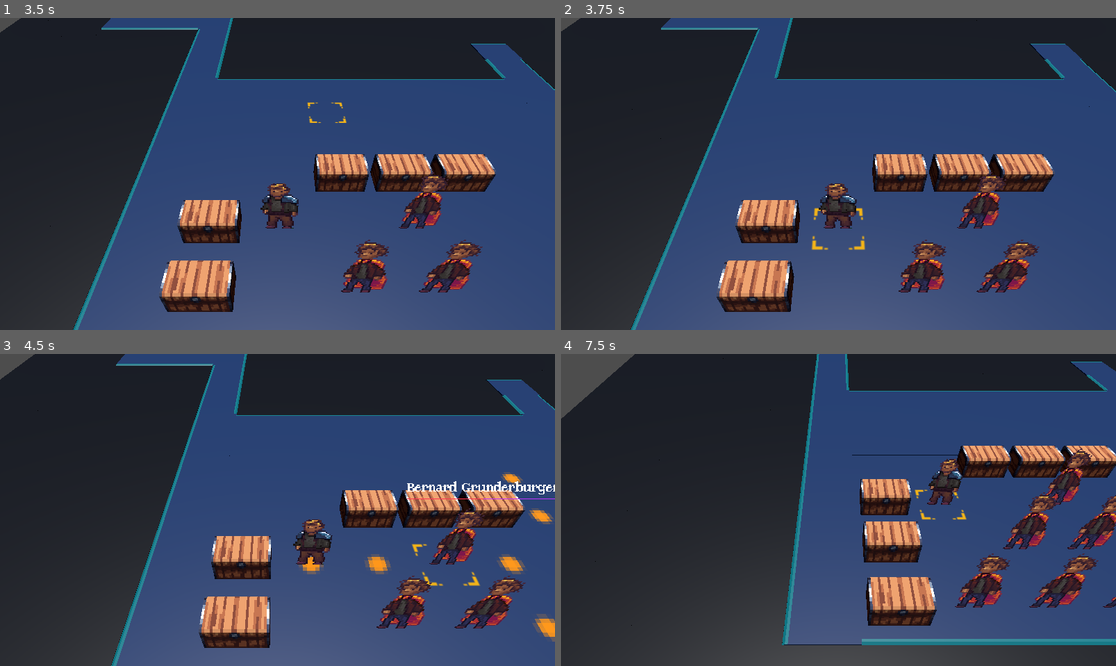
Above: before the commit, frames 1-4 (two rows, left to right).
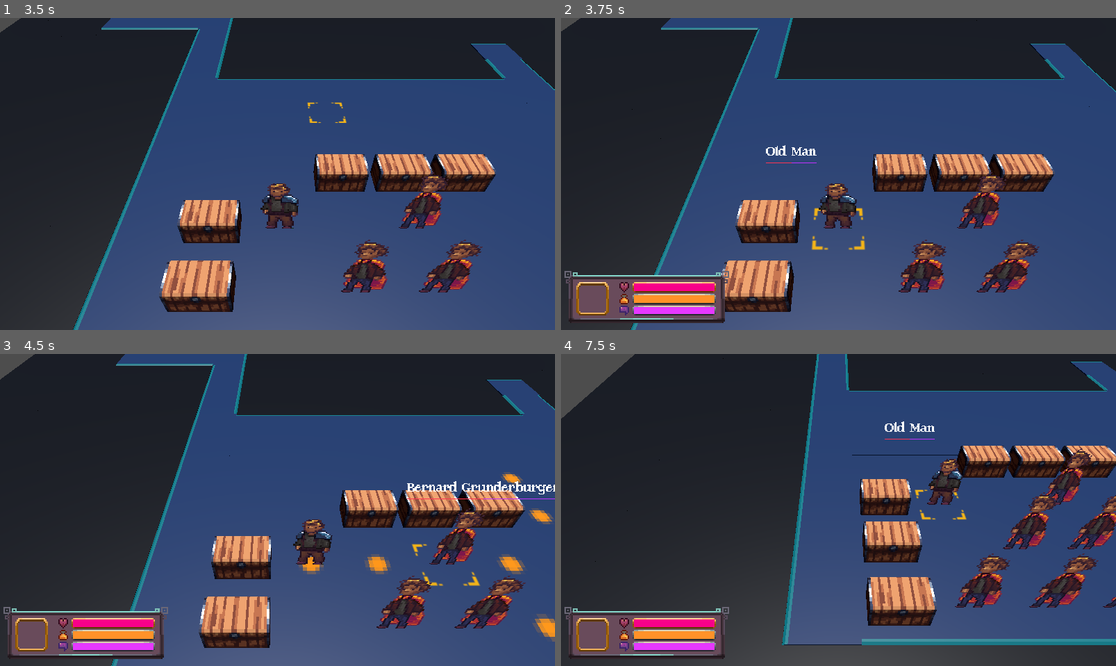
Above: after the commit, the same moments.

Repository: alanhaugen/bachelor-inn
Game: Godot game, scene res://scenes/UI/mainmenu.tscn
Same seed, same stepped clock (60 frames per second), same inputs: the game is played once before the commit and once after it.
Inputs (mouse positions are in pixels of both pictures, inside the frame that each line leads up to):
- Up to frame 1 (3.5 s): move the mouse to (399, 158) at 0.52 s; hold Right (pan_right) 0.53-1.25 s; click (399, 158) at 0.67 s; click "Load first level" at 1.25 s; drag from (166, 189) to (249, 236) at 2.02 s; tap Enter at 2.75 s; move the mouse to (333, 105) at 2.77 s; hold Right (pan_right) from 2.78 s (still down); hold Space (selected) from 2.78 s (still down); click (333, 105) at 2.92 s
- Up to frame 2 (3.75 s): release Right (pan_right) at 3.5 s; release Space (selected) at 3.5 s; drag from (810, 236) to (672, 127) at 3.52 s
- Up to frame 3 (4.5 s): tap Space (selected) at 4.25 s; move the mouse to (444, 556) at 4.27 s; hold Left (pan_left) from 4.28 s (still down); hold Space (selected) from 4.28 s (still down); click (444, 556) at 4.42 s
- Up to frame 4 (7.5 s): release Left (pan_left) at 5 s; release Space (selected) at 5 s; drag from (672, 463) to (755, 432) at 5.02 s; tap Enter at 5.75 s; move the mouse to (866, 510) at 5.77 s; hold Down (pan_down) 5.78-6.5 s; hold Space (selected) 5.78-6.5 s; click (866, 510) at 5.92 s; drag from (755, 432) to (727, 525) at 6.52 s; tap Space (selected) at 7.25 s; move the mouse to (960, 494) at 7.27 s; hold Up (pan_up) from 7.28 s (still down); hold Space (selected) from 7.28 s (still down); click (960, 494) at 7.42 s

Frame 1 is identical in both runs. In frame 2, 4.3% of the frame differs, in the area x 0-47%, y 40-98%; in frame 3, 4.0%; in frame 4, 3.9%.

Commit message:
Added info ui on bottom left

Diff:
--- a/scenes/UI/Pop_Up_WIP.tscn
+++ b/scenes/UI/Pop_Up_WIP.tscn
@@ -1,6 +1,16 @@
-[gd_scene load_steps=5 format=3 uid="uid://blrc6hr2mnarg"]
+[gd_scene load_steps=9 format=3 uid="uid://61t26jjb7n3p"]
 
-[ext_resource type="Texture2D" uid="uid://b5gb1wu4vrfhq" path="res://art/textures/GUI_Assets.png" id="1_k3ym5"]
+[ext_resource type="Script" uid="uid://y5jmxyksgjji" path="res://scripts/ui/pop_up_wip.gd" id="1_0a5f3"]
+[ext_resource type="Texture2D" uid="uid://davk3as2tq5ut" path="res://art/textures/GUI_Assets.png" id="1_k3ym5"]
+
+[sub_resource type="StyleBoxFlat" id="StyleBoxFlat_1htk0"]
+bg_color = Color(0.9711141, 0, 0.53540385, 1)
+
+[sub_resource type="StyleBoxFlat" id="StyleBoxFlat_q3i2e"]
+bg_color = Color(0.9999997, 0.5726849, 0.15946901, 1)
+
+[sub_resource type="StyleBoxFlat" id="StyleBoxFlat_lgqxh"]
+bg_color = Color(0.8995731, 0.22001407, 1, 1)
 
 [sub_resource type="AtlasTexture" id="AtlasTexture_0v7bq"]
 atlas = ExtResource("1_k3ym5")
@@ -16,13 +26,12 @@
 
 [node name="GUI_POPUP" type="Control"]
 layout_mode = 3
-anchors_preset = 15
-anchor_right = 1.0
-anchor_bottom = 1.0
-offset_right = -1038.0
-offset_bottom = -612.0
-grow_horizontal = 2
-grow_vertical = 2
+anchors_preset = 0
+offset_left = -549.0
+offset_top = 221.0
+offset_right = -549.0
+offset_bottom = 221.0
+script = ExtResource("1_0a5f3")
 
 [node name="Background" type="NinePatchRect" parent="."]
 z_index = -3
@@ -35,6 +44,7 @@
 patch_margin_top = 11
 patch_margin_right = 11
 patch_margin_bottom = 11
+metadata/_edit_use_anchors_ = true
 
 [node name="Icon" type="NinePatchRect" parent="."]
 layout_mode = 0
@@ -48,8 +58,10 @@
 patch_margin_top = 11
 patch_margin_right = 11
 patch_margin_bottom = 11
+metadata/_edit_use_anchors_ = true
 
 [node name="Icon_texture" type="TextureRect" parent="Icon"]
+unique_name_in_owner = true
 z_index = -1
 layout_mode = 1
 anchors_preset = -1
@@ -61,6 +73,7 @@
 offset_top = -0.41700077
 offset_right = 0.4169979
 offset_bottom = 0.4169979
+metadata/_edit_use_anchors_ = true
 
 [node name="Health_Border" type="NinePatchRect" parent="."]
 layout_mode = 0
@@ -74,6 +87,19 @@
 patch_margin_top = 2
 patch_margin_right = 2
 patch_margin_bottom = 2
+metadata/_edit_use_anchors_ = true
+
+[node name="HealthBar" type="ProgressBar" parent="Health_Border"]
+unique_name_in_owner = true
+layout_mode = 0
+offset_left = 1.0
+offset_top = 1.0
+offset_right = 57.0
+offset_bottom = 6.0
+theme_override_styles/fill = SubResource("StyleBoxFlat_1htk0")
+value = 80.0
+show_percentage = false
+metadata/_edit_use_anchors_ = true
 
 [node name="Magic_Border" type="NinePatchRect" parent="."]
 layout_mode = 0
@@ -87,6 +113,19 @@
 patch_margin_top = 2
 patch_margin_right = 2
 patch_margin_bottom = 2
+metadata/_edit_use_anchors_ = true
+
+[node name="MagicBar" type="ProgressBar" parent="Magic_Border"]
+unique_name_in_owner = true
+layout_mode = 0
+offset_left = 1.0
+offset_top = 1.0
+offset_right = 57.0
+offset_bottom = 6.0
+theme_override_styles/fill = SubResource("StyleBoxFlat_q3i2e")
+value = 80.0
+show_percentage = false
+metadata/_edit_use_anchors_ = true
 
 [node name="Sanity_border" type="NinePatchRect" parent="."]
 layout_mode = 0
@@ -100,6 +139,19 @@
 patch_margin_top = 2
 patch_margin_right = 2
 patch_margin_bottom = 2
+metadata/_edit_use_anchors_ = true
+
+[node name="SanityBar" type="ProgressBar" parent="Sanity_border"]
+unique_name_in_owner = true
+layout_mode = 0
+offset_left = 1.0
+offset_top = 1.0
+offset_right = 57.0
+offset_bottom = 6.0
+theme_override_styles/fill = SubResource("StyleBoxFlat_lgqxh")
+value = 80.0
+show_percentage = false
+metadata/_edit_use_anchors_ = true
 
 [node name="Sanity_Icon" type="TextureRect" parent="."]
 layout_mode = 0
@@ -108,6 +160,7 @@
 offset_right = 45.0
 offset_bottom = 31.0
 texture = SubResource("AtlasTexture_0v7bq")
+metadata/_edit_use_anchors_ = true
 
 [node name="Health_Icon" type="TextureRect" parent="."]
 layout_mode = 0
@@ -116,6 +169,7 @@
 offset_right = 45.0
 offset_bottom = 15.0
 texture = SubResource("AtlasTexture_l1do4")
+metadata/_edit_use_anchors_ = true
 
 [node name="Magic_Icon" type="TextureRect" parent="."]
 layout_mode = 0
@@ -124,3 +178,4 @@
 offset_right = 45.0
 offset_bottom = 23.0
 texture = SubResource("AtlasTexture_b741m")
+metadata/_edit_use_anchors_ = true
--- a/scripts/combat/map.gd
+++ b/scripts/combat/map.gd
@@ -25,8 +25,12 @@
 @onready var enemy_label: Label = $TurnTransition/CanvasLayer/VBoxContainer/ColorRect3/enemyLabel
 
 var selected_unit: Character = null;
+var selected_enemy_unit: Character = null;
 var move_popup: Control;
-
+var stat_popup: Control;
+
+
+const STATS_POPUP = preload("res://scenes/ui/Pop_Up_WIP.tscn")
 const MOVE_POPUP = preload("res://scenes/ui/move_popup.tscn")
 const UNIT = preload("res://scenes/characters/unit.tscn")
 const ENEMY = preload("res://scenes/characters/enemy.tscn")
@@ -198,6 +202,10 @@
 			return;
 		if (event.button_index != MOUSE_BUTTON_LEFT):
 			return;
+
+		if (selected_enemy_unit != null):
+			selected_enemy_unit.hide_ui();
+			stat_popup.hide();
 
 		# Get the tile clicked on
 		var pos :Vector3i = get_grid_cell_from_mouse();
@@ -230,6 +238,15 @@
 				if selected_unit is Character:
 					var character_script: Character = selected_unit;
 					character_script.show_ui();
+					if stat_popup is StatPopUp:
+						var stat_script: StatPopUp = stat_popup;
+						stat_script.max_health = character_script.health;
+						stat_script.health = character_script.current_health;
+						stat_script.max_magic = character_script.magic;
+						stat_script.magic = character_script.current_magic;
+						stat_script.max_sanity = character_script.mind;
+						stat_script.sanity = character_script.current_sanity;
+						stat_popup.show();
 		elif (movement_map.get_cell_item(pos) != GridMap.INVALID_CELL_ITEM):
 			active_move = Move.new(unit_pos, pos, player_code_done, units_map, selected_unit);
 			if (movement_map.get_cell_item(pos) == attack_code):
@@ -249,11 +266,25 @@
 			movement_map.clear();
 
 			if selected_unit is Character:
-					var character_script: Character = selected_unit;
-					character_script.hide_ui();
+				var character_script: Character = selected_unit;
+				character_script.hide_ui();
 
 			selected_unit = null;
 
+		if (get_unit_name(pos) == "Enemy"):
+			selected_enemy_unit = get_unit(pos);
+			if selected_enemy_unit is Character:
+					var character_script: Character = selected_enemy_unit;
+					character_script.show_ui();
+					if stat_popup is StatPopUp:
+						var stat_script: StatPopUp = stat_popup;
+						stat_script.max_health = character_script.health;
+						stat_script.health = character_script.current_health;
+						stat_script.max_magic = character_script.magic;
+						stat_script.magic = character_script.current_magic;
+						stat_script.max_sanity = character_script.mind;
+						stat_script.sanity = character_script.current_sanity;
+						stat_popup.show();
 	#elif event is InputEventMouseMotion:
 	#	print("Mouse Motion at: ", event.position)
 
@@ -297,6 +328,11 @@
 	move_popup = MOVE_POPUP.instantiate();
 	move_popup.hide();
 	Main.gui.add_child(move_popup);
+
+	stat_popup = STATS_POPUP.instantiate();
+	stat_popup.hide();
+	stat_popup.scale = Vector2(3,3);
+	Main.gui.add_child(stat_popup);
 
 	turn_transition_animation_player.play();
 	#turn_transition.get_canvas().hide();
--- a/scripts/stats/unit.gd
+++ b/scripts/stats/unit.gd
@@ -50,6 +50,7 @@
 
 @export var current_health: int = health;
 @export var current_sanity: int = mind;
+@export var current_magic: int = magic;
 @export var grid_position: Vector3i;
 
 ## SKILL TREE
--- /dev/null
+++ b/scripts/ui/pop_up_wip.gd
@@ -0,0 +1,42 @@
+class_name StatPopUp extends Control
+
+@onready var icon_texture: TextureRect = %Icon_texture
+@onready var health_bar: ProgressBar = %HealthBar
+@onready var magic_bar: ProgressBar = %MagicBar
+@onready var sanity_bar: ProgressBar = %SanityBar
+
+var icon: TextureRect = null : set = _set_icon;
+var health: int = 0 : set = _set_health;
+var magic: int = 0 : set = _set_magic;
+var sanity: int = 0 : set = _set_sanity;
+var max_health: int = 0 : set = _set_max_health;
+var max_magic: int = 0 : set = _set_max_magic;
+var max_sanity: int = 0 : set = _set_max_sanity;
+
+
+func _set_icon(texture: TextureRect) -> void:
+	icon_texture = texture;
+
+
+func _set_health(in_health: int) -> void:
+	health_bar.value = in_health;
+
+
+func _set_magic(in_magic: int) -> void:
+	magic_bar.value = in_magic;
+
+
+func _set_sanity(in_sanity: int) -> void:
+	sanity_bar.max_value = in_sanity;
+
+
+func _set_max_health(in_health: int) -> void:
+	health_bar.max_value = in_health;
+
+
+func _set_max_magic(in_magic: int) -> void:
+	magic_bar.max_value = in_magic;
+
+
+func _set_max_sanity(in_sanity: int) -> void:
+	sanity_bar.max_value = in_sanity;
Not shown, added: scripts/ui/pop_up_wip.gd.uid
